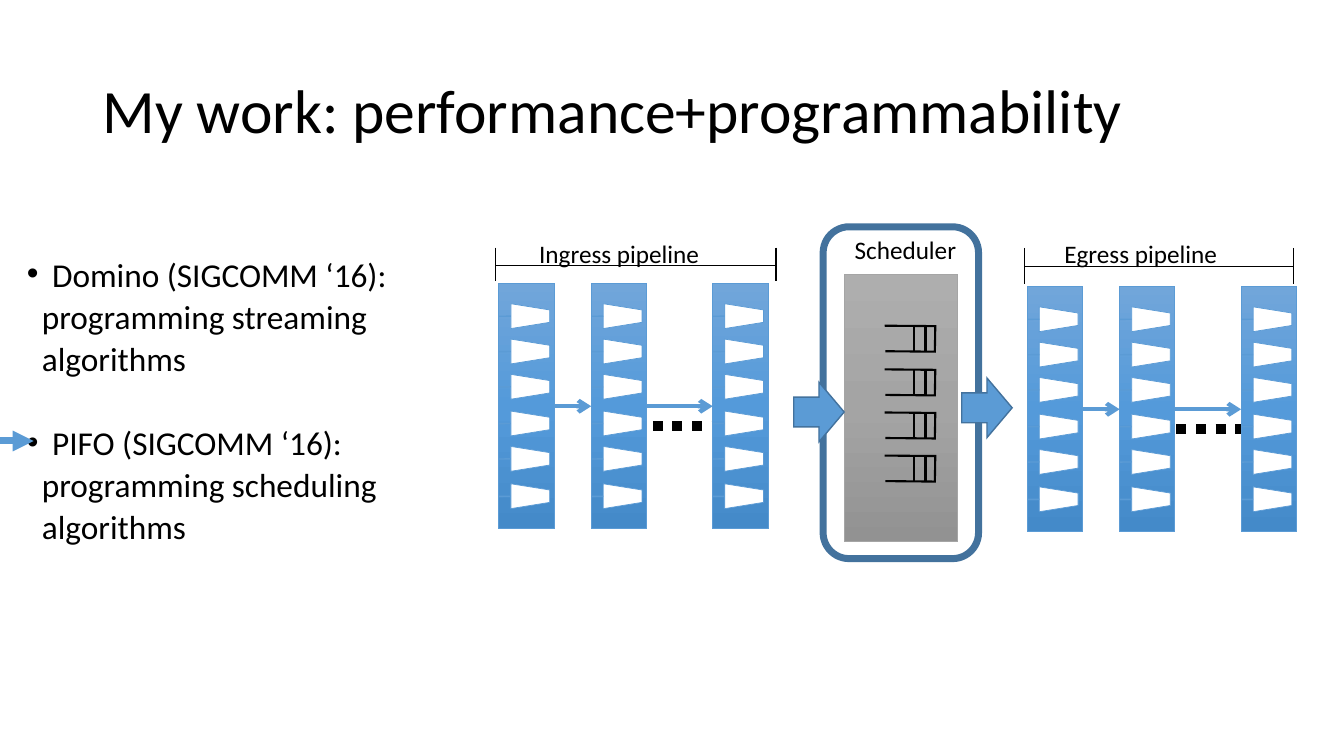
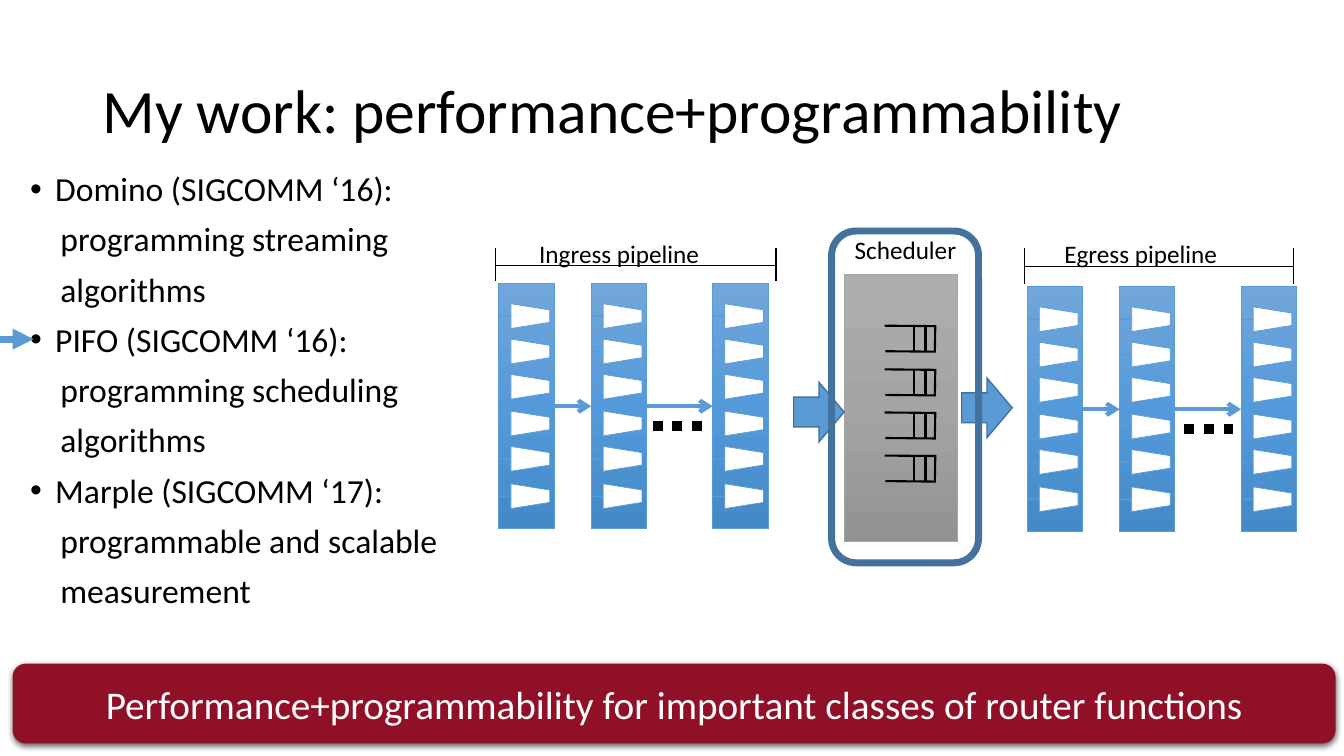
Before and after one commit to anirudhSK/pifo-domino-marple-ppts, a slide deck: slide 20 of uw_talk.pptx (slide 22 before the commit). Drawn at 1344x756 pixels with LibreOffice and Linux fonts; fonts in the diff are those of the drawing. Boxes give left, top, right and bottom in pixels: in the first picture for what was removed or moved away, otherwise in the second. Text is boxed around its words. In the diff, an @@ line names an element or a change of style, - is before the commit and + after.

Commit message:
Add NG's slides for Marple from his SIGCOMM talk
Still a few more TODOs

```diff
--- a/uw_talk.pptx
+++ b/uw_talk.pptx
@@ text "Domino (SIGCOMM ‘16):": place and size @@
-text "Domino (SIGCOMM ‘16):" at bbox=[42, 262, 386, 545]
+text "Domino (SIGCOMM ‘16):" at bbox=[55, 176, 437, 604]
@@ text at bbox=[55, 176, 398, 458]: size 23.8 to 24 pt in "Domino (SIGCOMM ‘16):", "programming streaming", "algorithms", "PIFO (SIGCOMM ‘16):" and 2 more places; line spacing 0.7 to 0.9 @@
@@ rounded rectangle: place and size @@
-rounded rectangle at bbox=[824, 227, 979, 559]
+rounded rectangle at bbox=[832, 231, 979, 563]
@@ arrow moved from (0, 442) - (33, 442) to (0, 339) - (33, 339) @@
@@ line moved from (1177, 430) - (1266, 430) to (1185, 430) - (1274, 430) @@
@@ text at bbox=[55, 478, 437, 604]: paragraphs added @@
+• Marple (SIGCOMM ‘17):
+programmable and scalable
+measurement
@@ rounded rectangle added at bbox=[12, 663, 1335, 743], fill #901028, 28 pt, text #FFFFFF @@
+Performance+programmability for important classes of router functions
```
Also in this commit, not shown: 4 other slides changed, 21 slides added, 2 slides removed.
